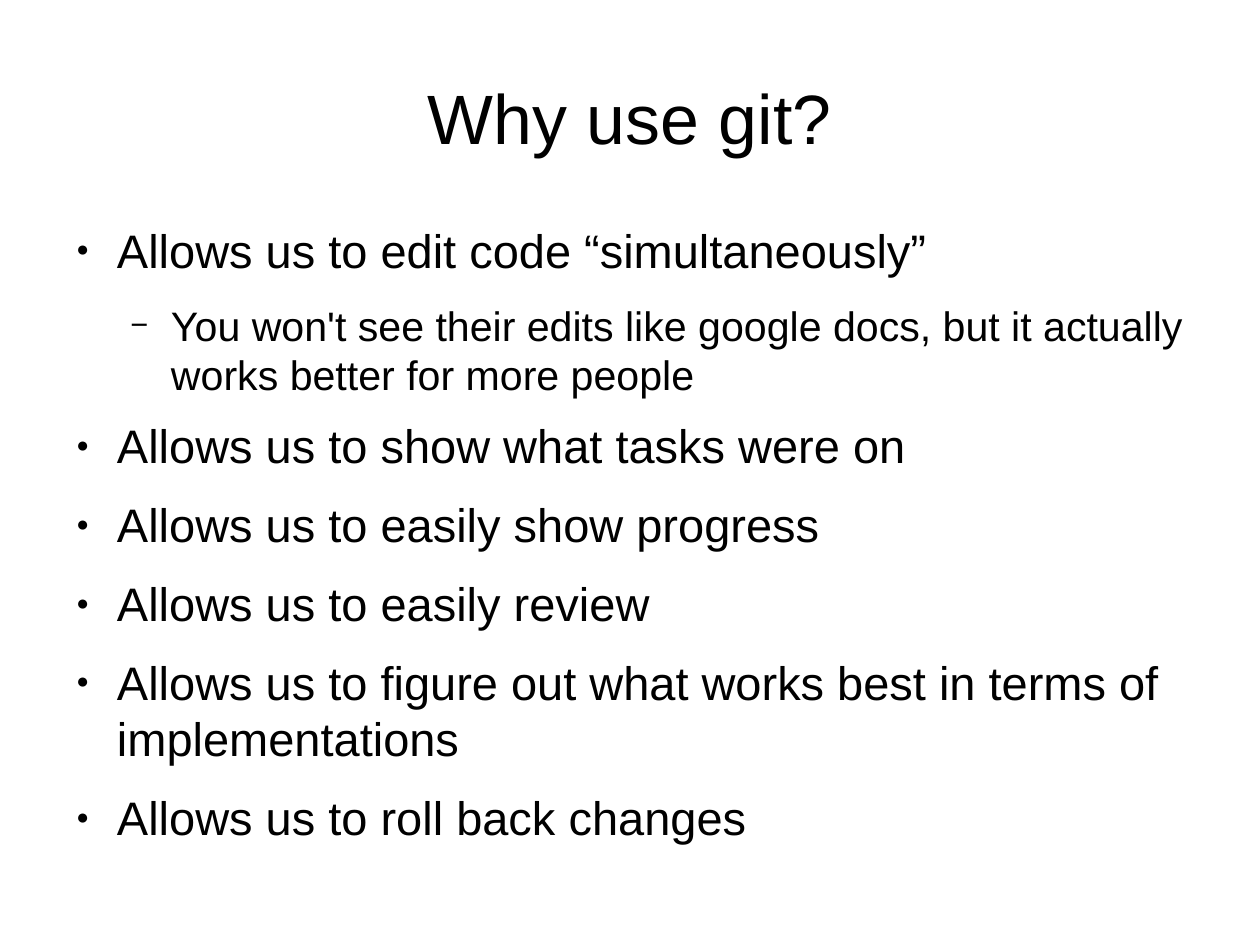
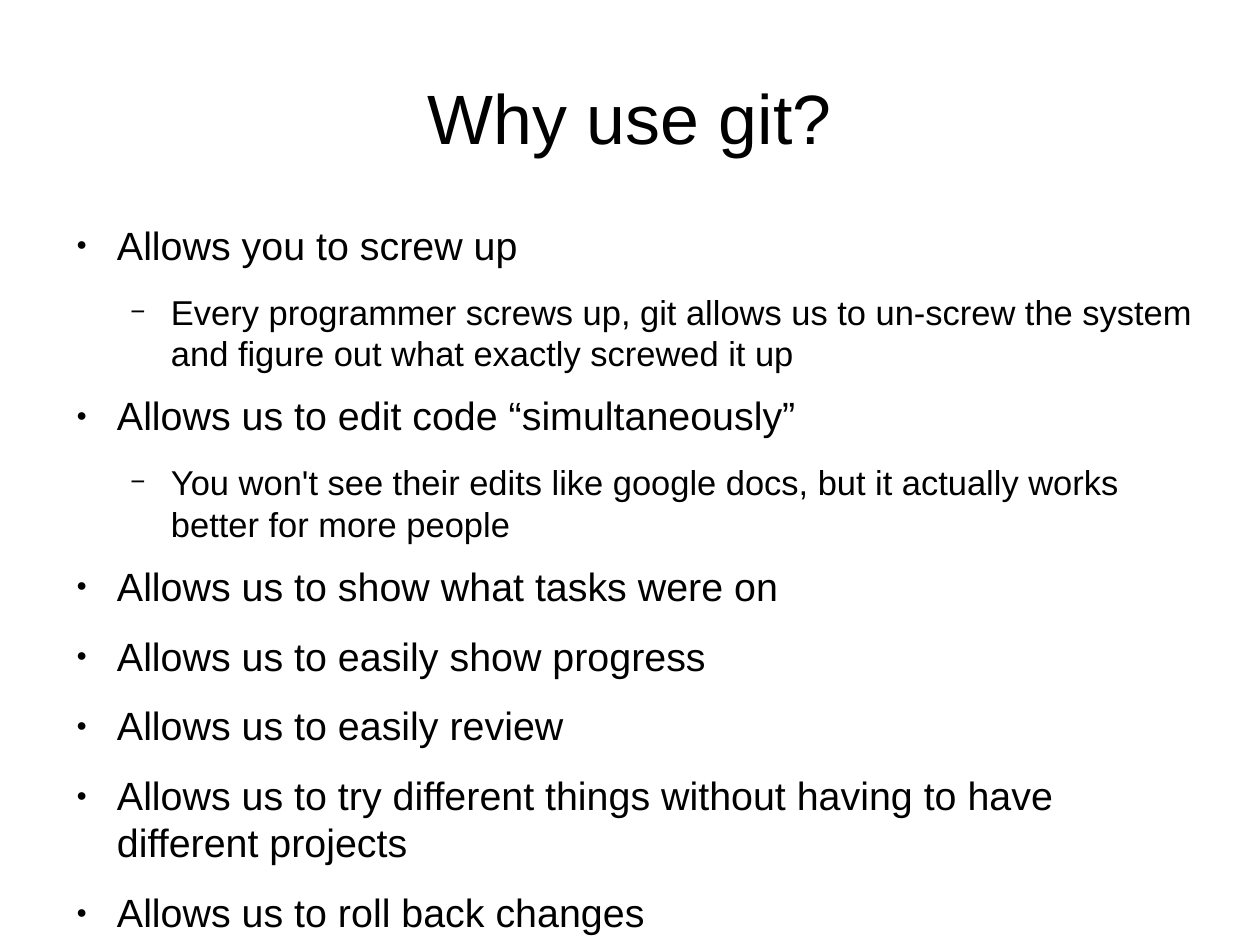
Before and after one commit to UMKCRobotics/Chris-Git-Presentation, a slide deck: slide 3 of presentation.odp. Drawn at 1260x945 pixels with LibreOffice and Linux fonts; fonts in the diff are those of the drawing. Boxes give left, top, right and bottom in pixels: in the first picture for what was removed or moved away, otherwise in the second. Text is boxed around its words. In the diff, an @@ line names an element or a change of style, - is before the commit and + after.

```diff
--- a/presentation.odp
+++ b/presentation.odp
@@ text at [117,231,1191,373]: paragraphs added @@
+● Allows you to screw up
+  − Every programmer screws up, git allows us to un-screw the system and figure out what exactly screwed it up
@@ text at [117,401,1118,935]: size 29.6 to 24.8 pt in "Allows us to edit code “simultaneously”", "Allows us to show what tasks were ...", "Allows us to easily show progress", "Allows us to easily review" and 1 more places; size 25.9 to 21.7 pt in "You won't see their edits like google ..." @@
@@ text at [117,781,1053,865]: text changed; size 29.6 to 24.8 pt @@
-● Allows us to figure out what works best in terms of implementations
+● Allows us to try different things without having to have different projects
```
Also in this commit, not shown: 11 other slides changed, 1 slide added.
